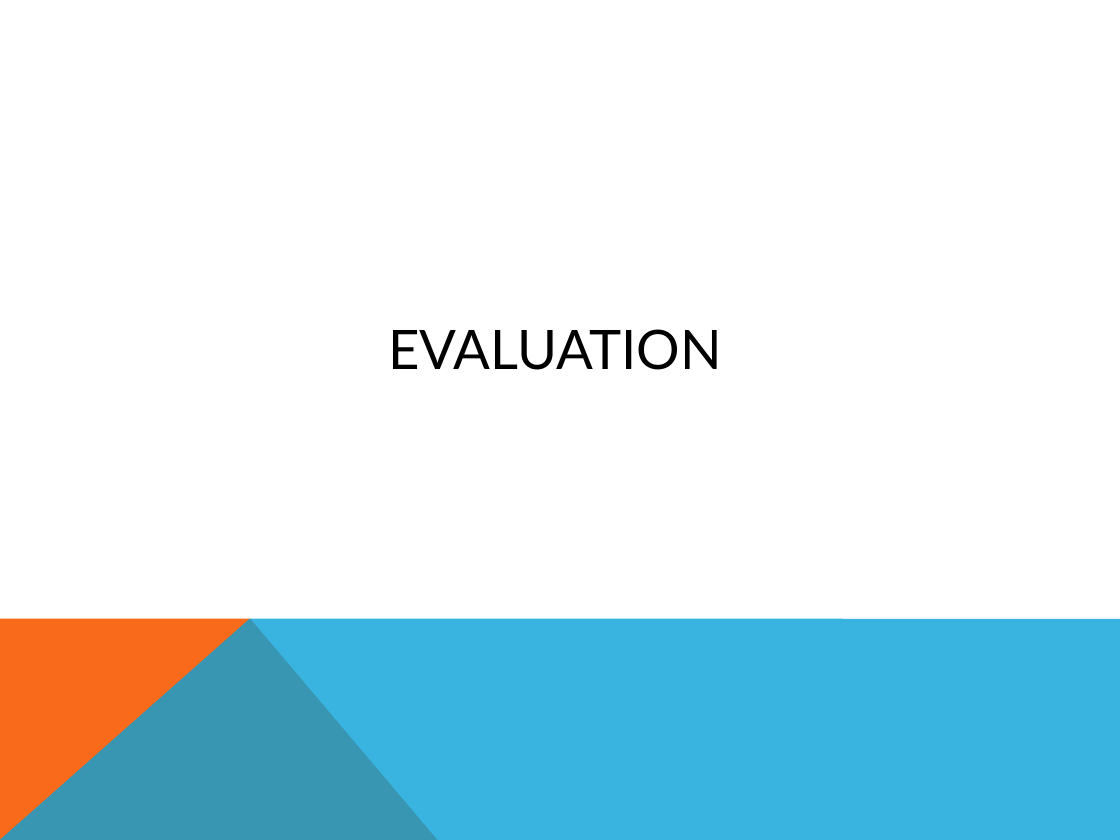
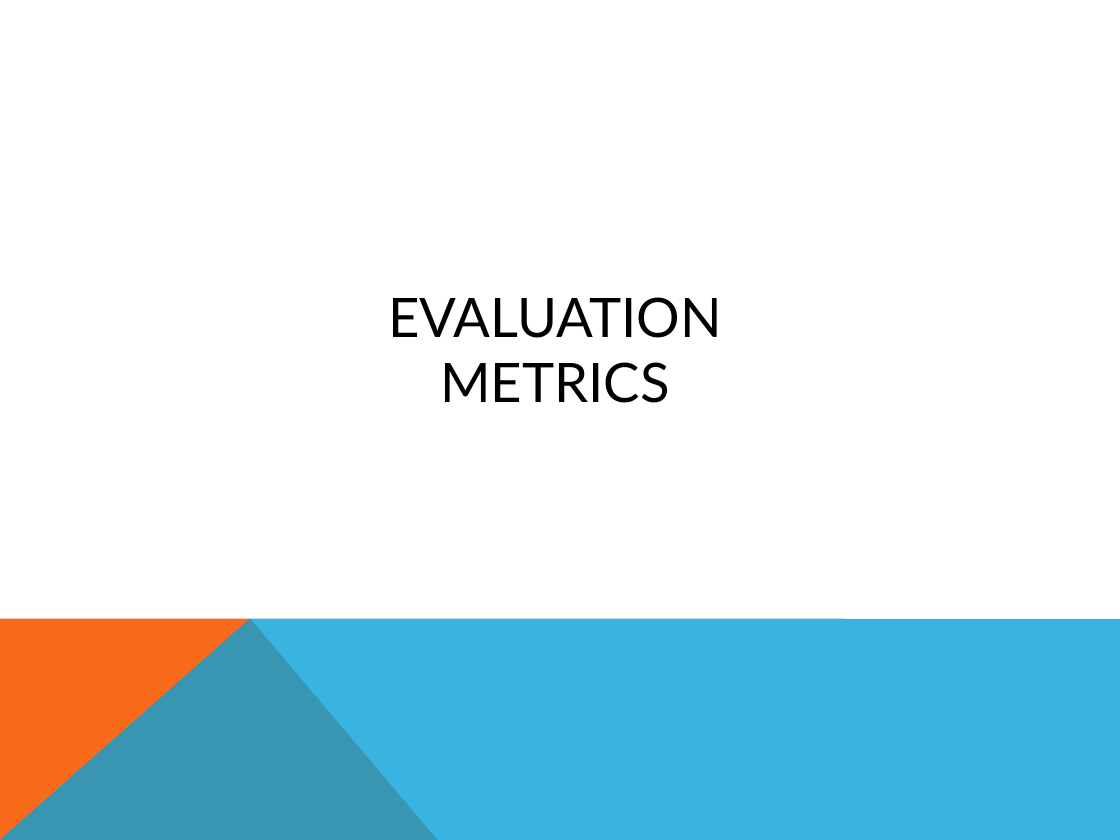
Before and after one commit to PragmaticLab/RTB_Budget_Pacing_Summarized, a slide deck: slide 21 of RTBPacingTechniques.pptx. Drawn at 1120x840 pixels with LibreOffice and Linux fonts; fonts in the diff are those of the drawing. Boxes give left, top, right and bottom in pixels: in the first picture for what was removed or moved away, otherwise in the second. Text is boxed around its words. In the diff, an @@ line names an element or a change of style, - is before the commit and + after.

```diff
--- a/RTBPacingTechniques.pptx
+++ b/RTBPacingTechniques.pptx
@@ title at (388, 297, 722, 403): text changed @@
-EVALUATION
+EVALUATION METRICS
```
Also in this commit, not shown: 13 other slides changed, 1 slide added, 1 slide removed, 1 other file.
